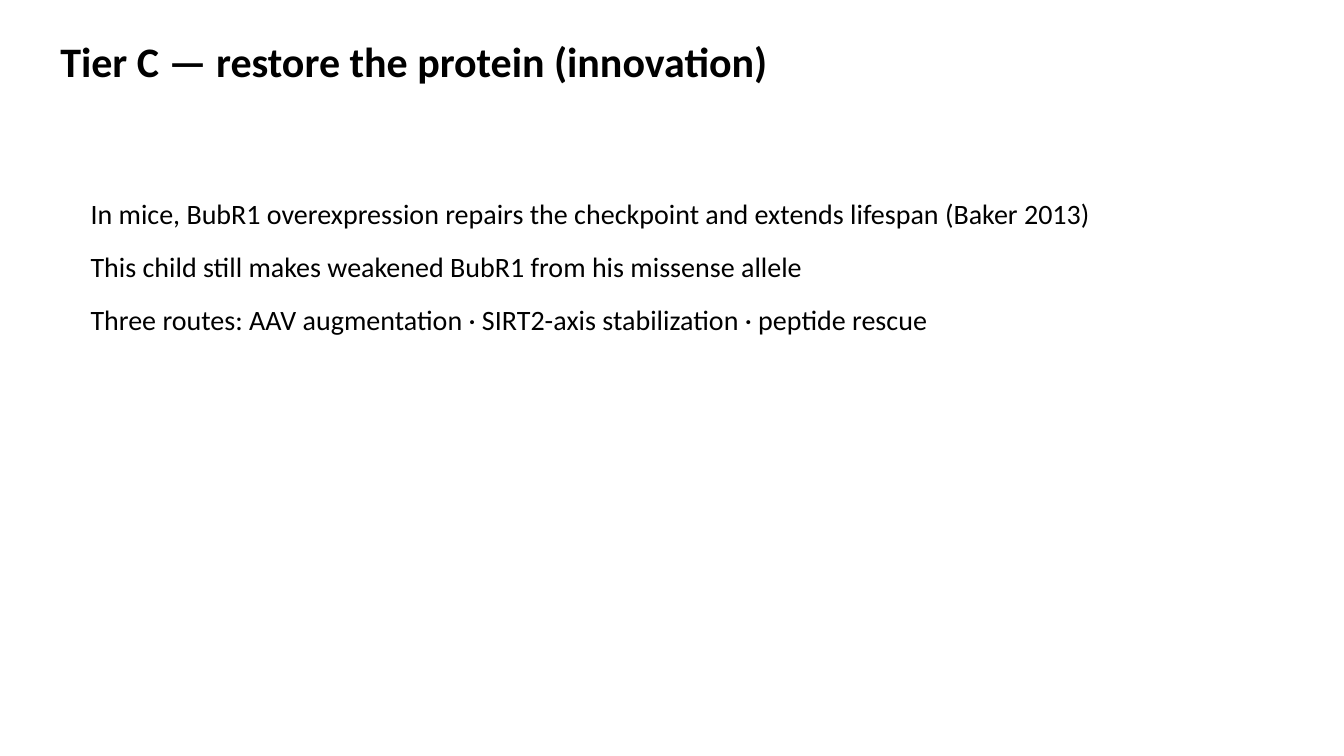
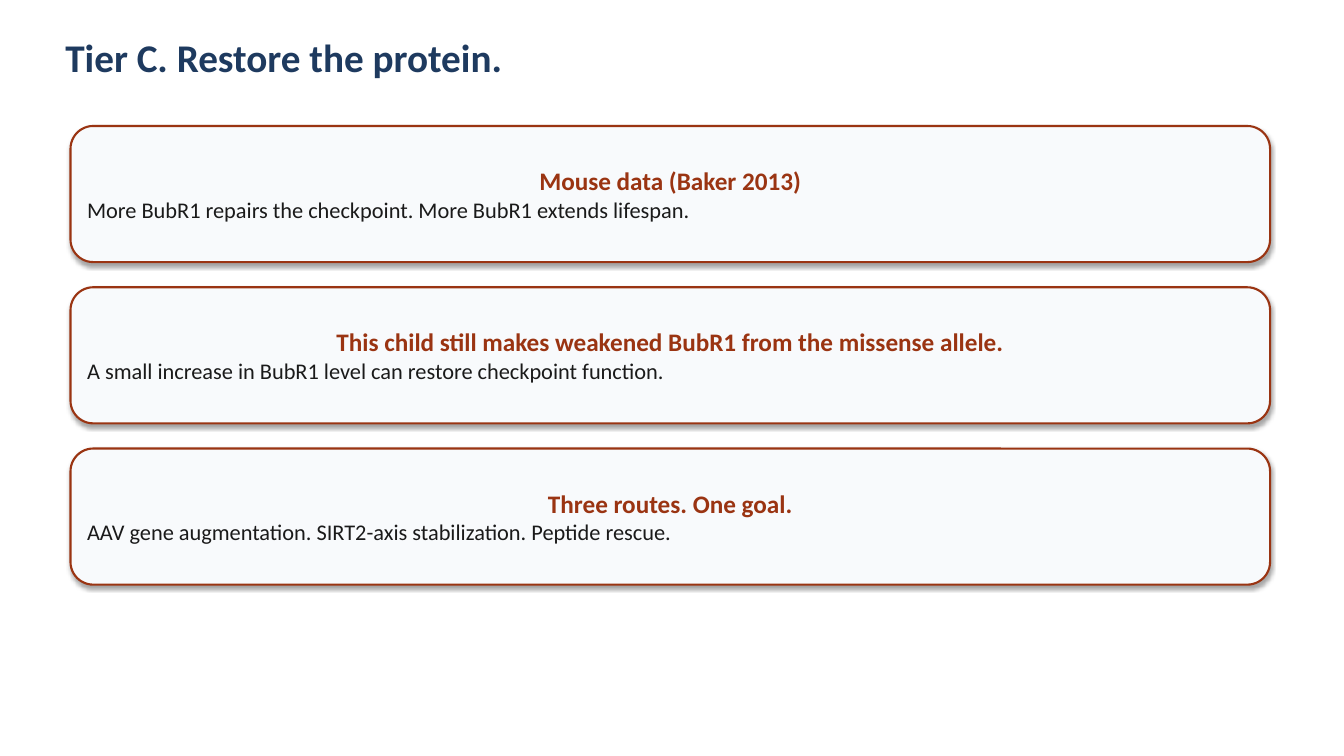
Before and after one commit to bigbag/mva-hackathon-2026, a slide deck: slide 7 of track2/slides/pitch_deck.pptx. Drawn at 1344x756 pixels with LibreOffice and Linux fonts; fonts in the diff are those of the drawing. Boxes give left, top, right and bottom in pixels: in the first picture for what was removed or moved away, otherwise in the second. Text is boxed around its words. In the diff, an @@ line names an element or a change of style, - is before the commit and + after.

```diff
--- a/track2/slides/pitch_deck.pptx
+++ b/track2/slides/pitch_deck.pptx
@@ text at <box>65,44,502,78</box>: text changed; size 30 to 28 pt; text colour #000000 to #1E3A5F @@
-Tier C — restore the protein (innovation)
+Tier C. Restore the protein.
@@ rounded rectangle "Mouse data (Baker 2013)": place and size @@
-rounded rectangle "Mouse data (Baker 2013)" at <box>91,203,1089,335</box>
+rounded rectangle "Mouse data (Baker 2013)" at <box>71,126,1270,262</box>
@@ rounded rectangle "Mouse data (Baker 2013)" at <box>71,126,1270,262</box>: vertical alignment top to middle; fill none to #F8FAFC; outline none to #9A3412 1.5 pt; shadow on @@
@@ text in rounded rectangle at <box>87,171,801,222</box>: text changed; size 20 to 16 pt; text colour #000000 to #1A1A1A @@
-In mice, BubR1 overexpression repairs the checkpoint and extends lifespan (Baker 2013)
-This child still makes weakened BubR1 from his missense allele
-Three routes: AAV augmentation · SIRT2-axis stabilization · peptide rescue
+Mouse data (Baker 2013)
+More BubR1 repairs the checkpoint. More BubR1 extends lifespan.
@@ rounded rectangle added at <box>71,287,1270,423</box>, fill #F8FAFC, outline #9A3412 1.5 pt, 16 pt, text #1A1A1A @@
+This child still makes weakened BubR1 from the missense allele.
+A small increase in BubR1 level can restore checkpoint function.
@@ rounded rectangle added at <box>71,449,1270,585</box>, fill #F8FAFC, outline #9A3412 1.5 pt, 16 pt, text #1A1A1A @@
+Three routes. One goal.
+AAV gene augmentation. SIRT2-axis stabilization. Peptide rescue.
```
Also in this commit, not shown: 11 other slides changed, 15 other files.
